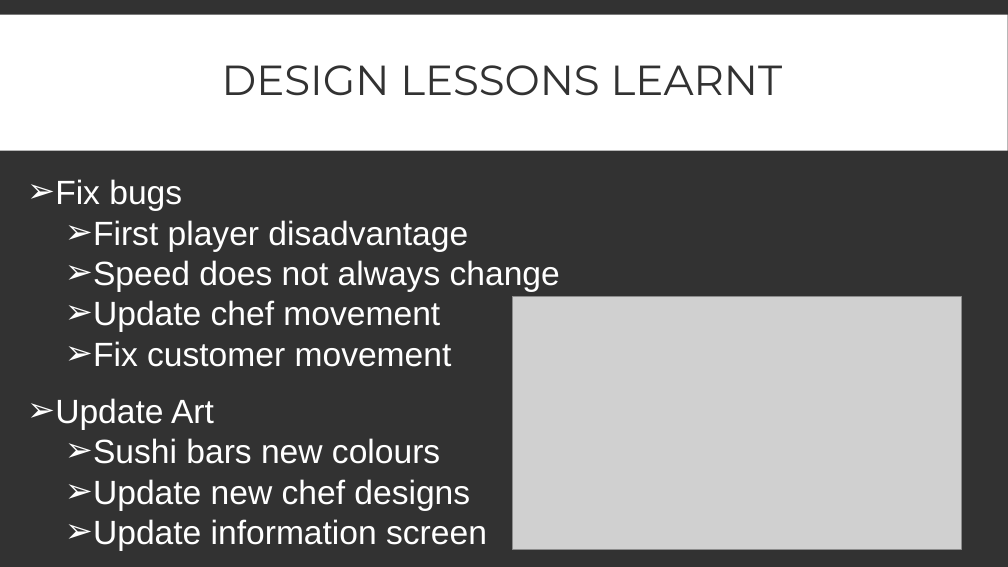
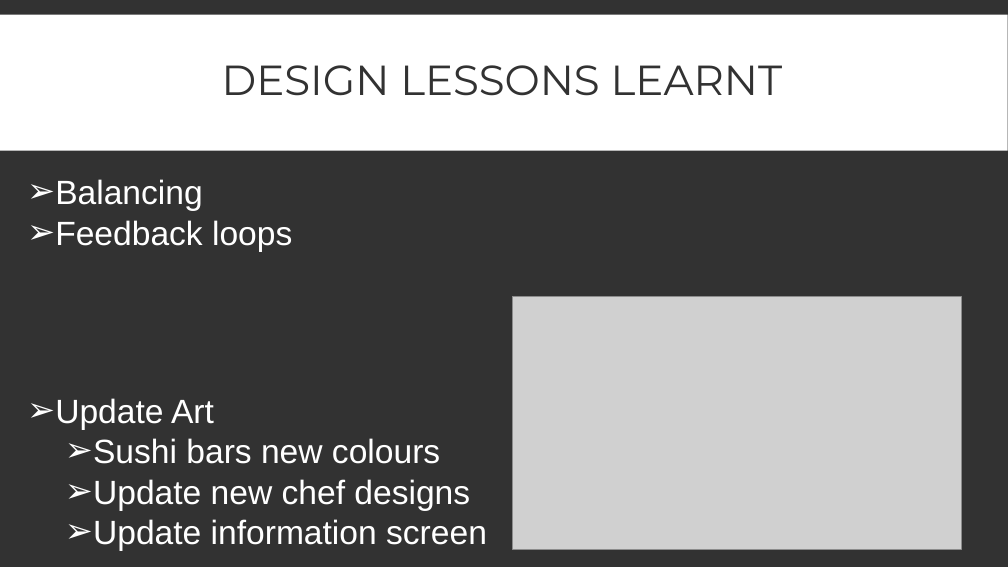
Before and after one commit to UoSGroupProjects1718/mgp-mpg-group-5, a slide deck: slide 8 of Management/Presentations/Fourth Presentation.pptx. Drawn at 1008x567 pixels with LibreOffice and Linux fonts; fonts in the diff are those of the drawing; grey boxes stand for pictures. Boxes give left, top, right and bottom in pixels: in the first picture for what was removed or moved away, otherwise in the second. Text is boxed around its words. In the diff, an @@ line names an element or a change of style, - is before the commit and + after.

Commit message:
Multiple Updates
- Fixed bug with customers appearing under chairs
- Added menu button to end game screen
- Updated assets for buttons on menu screen
- Updated .apk for latest build.
- Updated activator asset
- Adjusted activator collider
- Updated PowerPoint template

```diff
--- a/Management/Presentations/Fourth Presentation.pptx
+++ b/Management/Presentations/Fourth Presentation.pptx
@@ text at box(55, 179, 292, 252): text changed @@
-➢ Fix bugs
-  ➢ First player disadvantage
-  ➢ Speed does not always change
-  ➢ Update chef movement
-  ➢ Fix customer movement
+➢ Balancing
+➢ Feedback loops
```
Also in this commit, not shown: 1 other slide changed, 57 other files.
